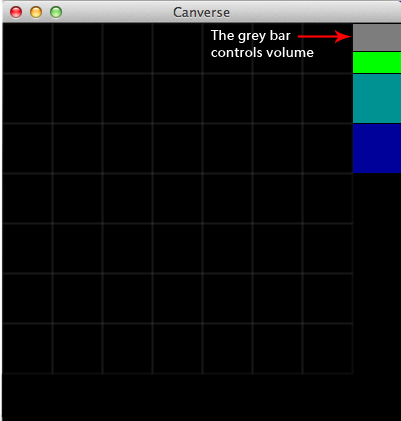
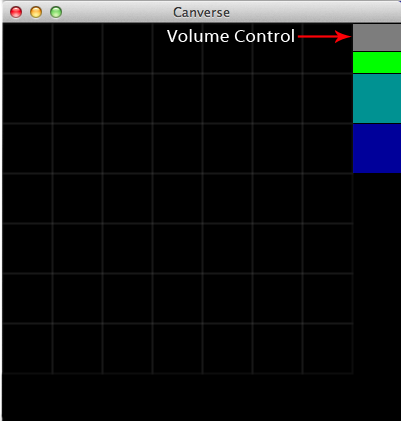
The second 401×421 image is a revision of the first. Changes to its layers:
renamed "The grey bar controls volume" to "Volume Control", painted on it over [167, 29, 314, 57]
